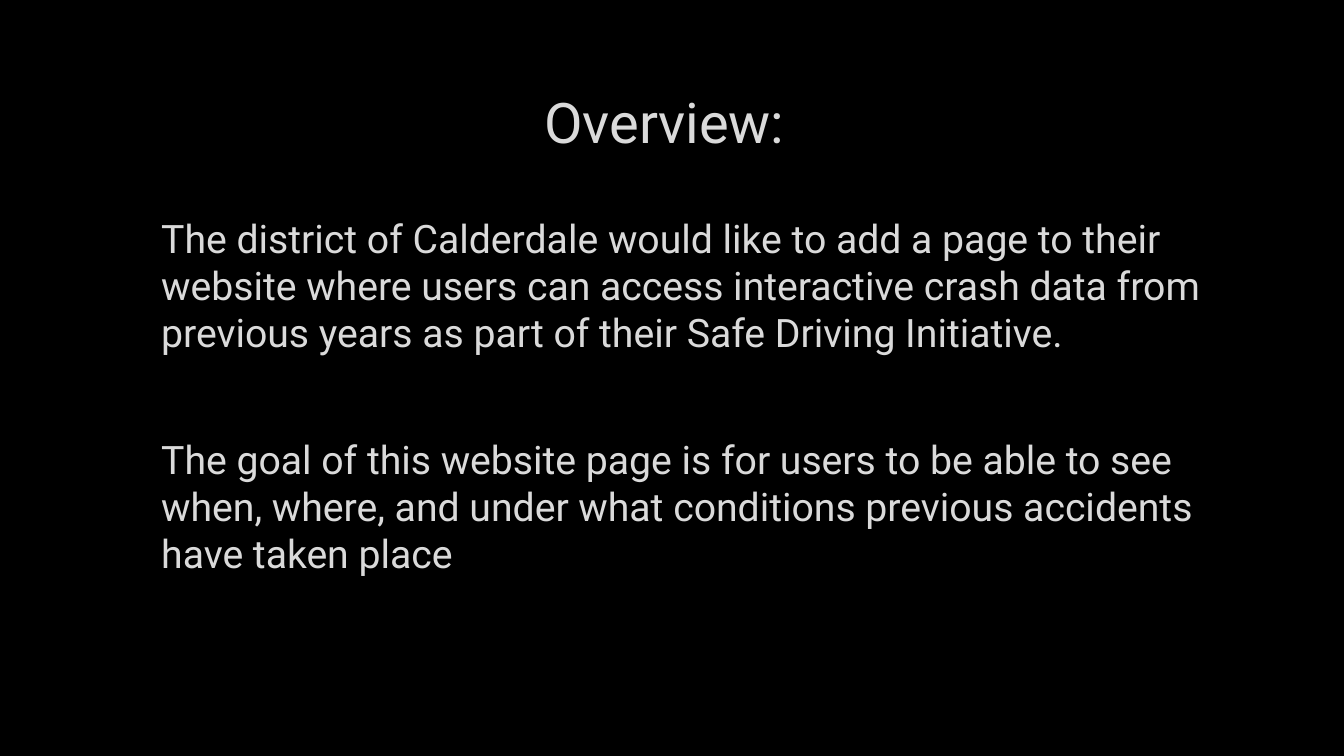
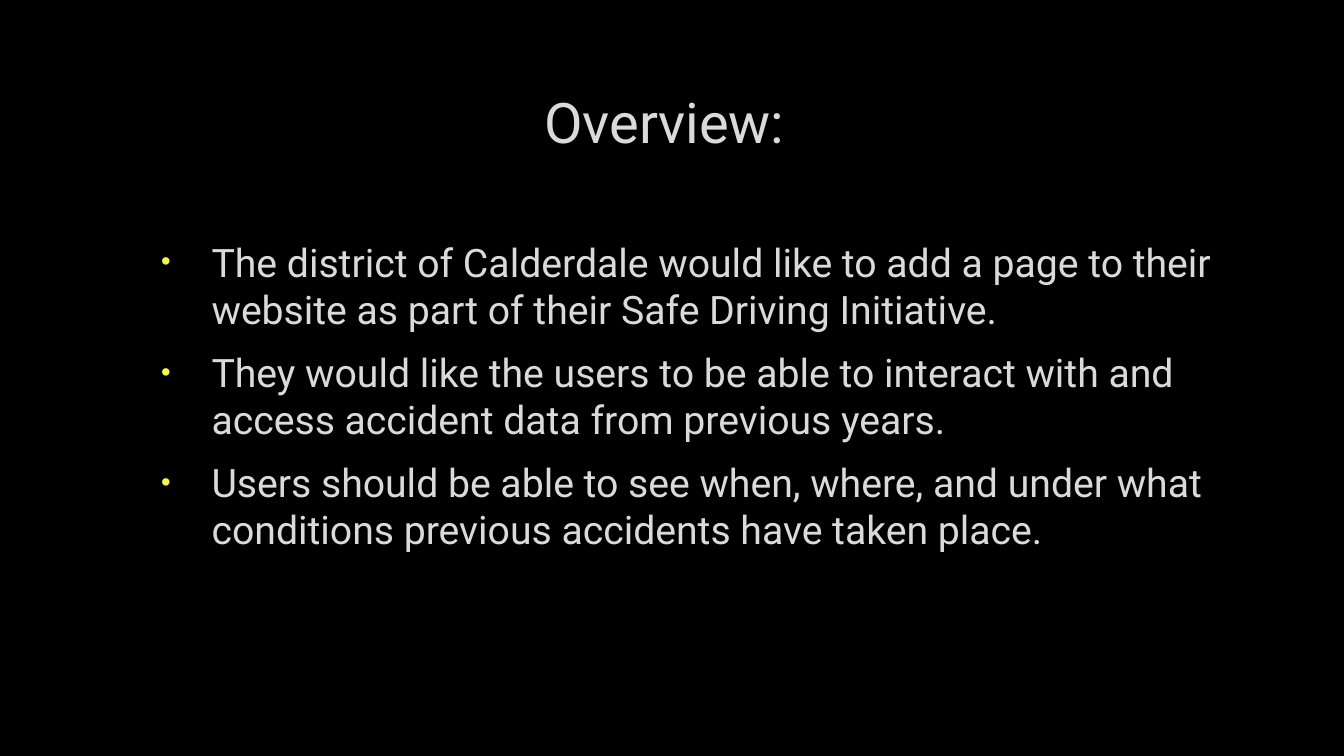
Before and after one commit to SarahMcLain/project_3, a slide deck: slide 2 of project_3_presentation.pptx. Drawn at 1344x756 pixels with LibreOffice and Linux fonts; fonts in the diff are those of the drawing; background and template pictures are left out. Boxes give left, top, right and bottom in pixels: in the first picture for what was removed or moved away, otherwise in the second. Text is boxed around its words. In the diff, an @@ line names an element or a change of style, - is before the commit and + after.

```diff
--- a/project_3_presentation.pptx
+++ b/project_3_presentation.pptx
@@ text at <box>212,247,1211,552</box>: text changed @@
-  The district of Calderdale would like to add a page to their website where users can access interactive crash data from previous years as part of their Safe Driving Initiative.
-  The goal of this website page is for users to be able to see when, where, and under what conditions previous accidents have taken place
+  • The district of Calderdale would like to add a page to their website as part of their Safe Driving Initiative.
+  • They would like the users to be able to interact with and access accident data from previous years.
+  • Users should be able to see when, where, and under what conditions previous accidents have taken place.
```
Also in this commit, not shown: 2 other slides changed, 1 slide removed, 14 other files.
